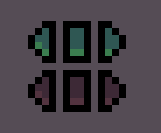
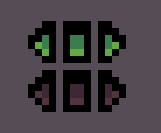
Before/after of a w=161, h=133 layered artwork. What changed in the layer stack:
painted on "GreenMeter0.png" over [left=35, top=77, right=49, bottom=91]
painted on "GreenMeter1.png" over [left=70, top=77, right=84, bottom=84]
painted on "GreenMeter2.png" over [left=105, top=77, right=119, bottom=98]
painted on "GreenMeter3.png" over [left=35, top=28, right=49, bottom=56]
painted on "GreenMeter4.png" over [left=70, top=28, right=84, bottom=56]
painted on "GreenMeter5.png" over [left=105, top=28, right=119, bottom=56]
added group "SkyBlue" with 6 layers above "White" over [left=35, top=28, right=119, bottom=98]
added layer "SkyBlueMeter0.png" in group "SkyBlue" over [left=35, top=77, right=49, bottom=91]
added layer "SkyBlueMeter1.png" in group "SkyBlue" over [left=70, top=77, right=84, bottom=84]
added layer "SkyBlueMeter2.png" in group "SkyBlue" over [left=105, top=77, right=119, bottom=98]
added layer "SkyBlueMeter3.png" in group "SkyBlue" over [left=35, top=28, right=49, bottom=56]
added layer "SkyBlueMeter4.png" in group "SkyBlue" over [left=70, top=28, right=84, bottom=56]
added layer "SkyBlueMeter5.png" in group "SkyBlue" over [left=105, top=28, right=119, bottom=56]
added group "Orange" with 6 layers above "Layer 0" over [left=35, top=28, right=119, bottom=98]
added layer "OrangeMeter0.png" in group "Orange" over [left=35, top=77, right=49, bottom=91]
added layer "OrangeMeter1.png" in group "Orange" over [left=70, top=77, right=84, bottom=84]
added layer "OrangeMeter2.png" in group "Orange" over [left=105, top=77, right=119, bottom=98]
added layer "OrangeMeter3.png" in group "Orange" over [left=35, top=28, right=49, bottom=56]
added layer "OrangeMeter4.png" in group "Orange" over [left=70, top=28, right=84, bottom=56]
added layer "OrangeMeter5.png" in group "Orange" over [left=105, top=28, right=119, bottom=56]
